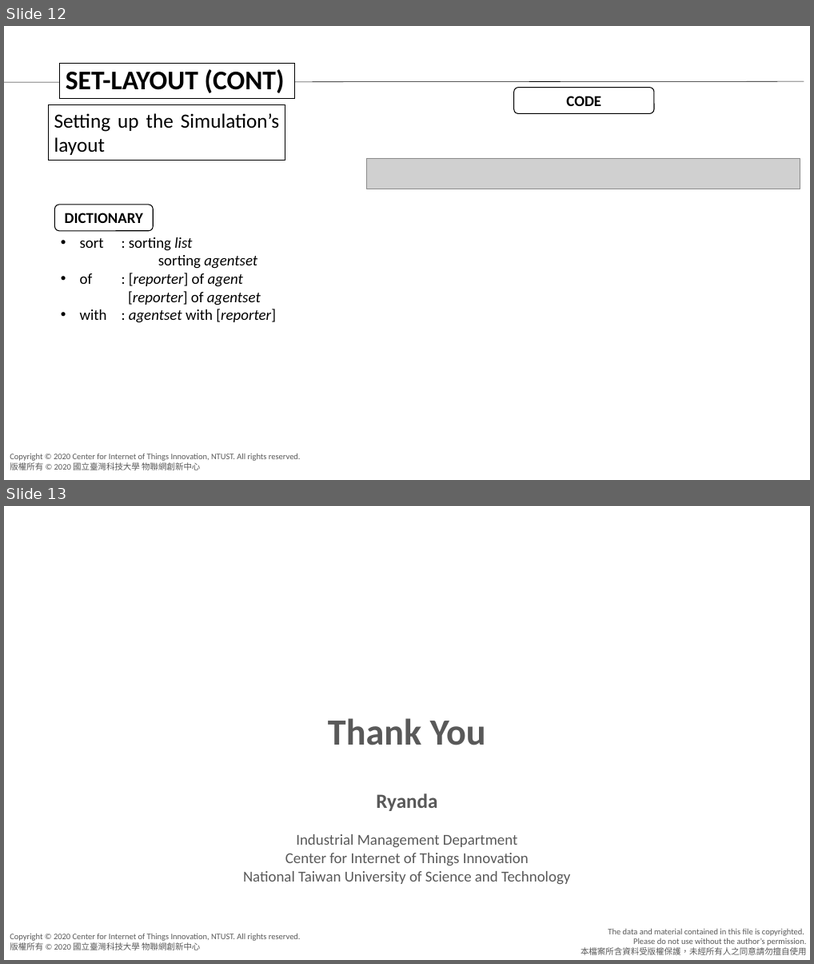
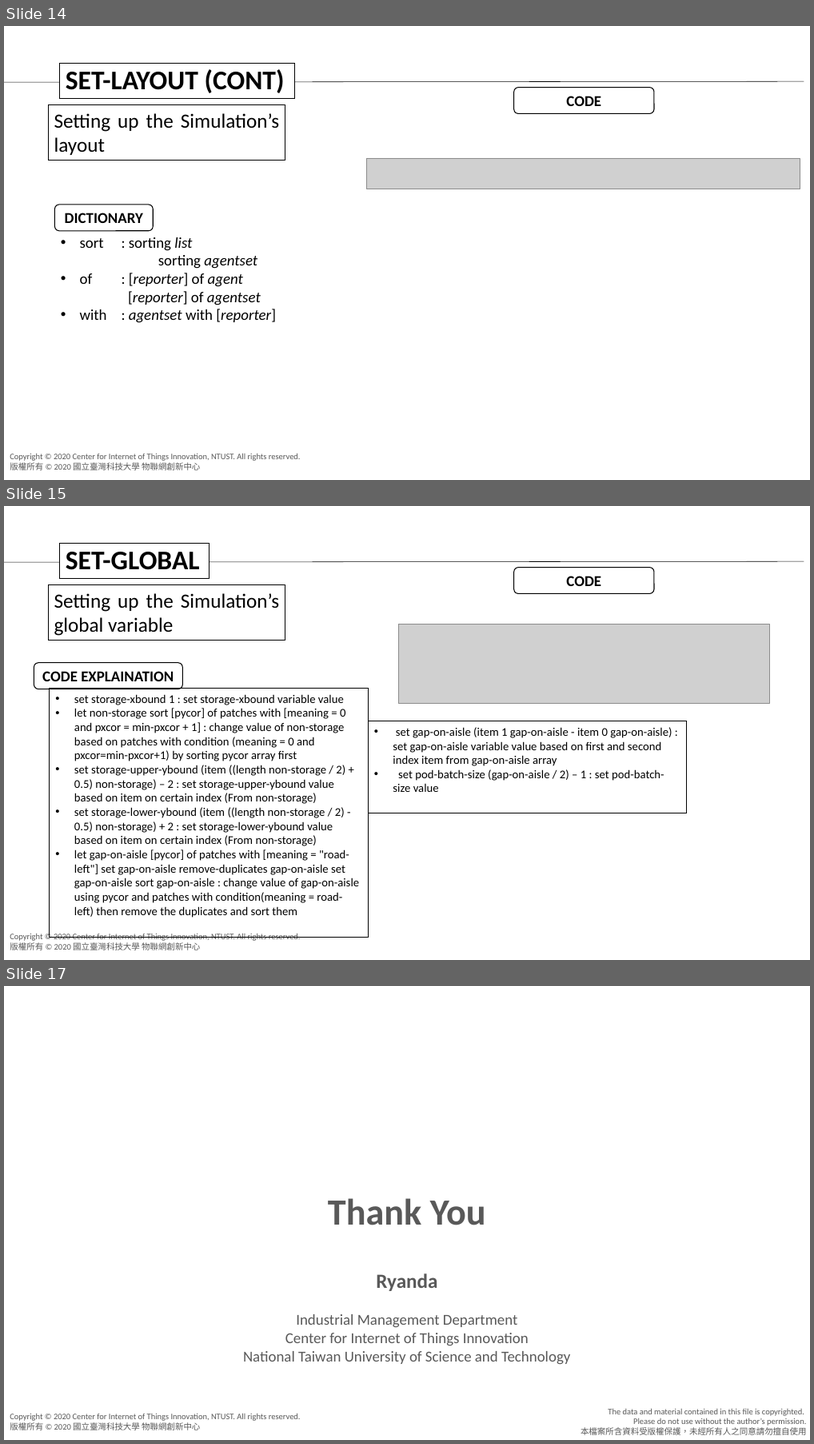
Before and after one commit to agnesyosephine/kiva, a slide deck: Tutorial/Code Learning-Ryanda.pptx. Shown one above the other, each under a label of ours: slides 12 and 13 before the commit, slides 14, 15 and 17 after it; the slides between them are not shown. The pictures are 814x964 and 814x1444 pixels, drawn with LibreOffice and Linux fonts; fonts in the diff are those of the drawing; grey boxes stand for pictures; background and template pictures are left out. Boxes give left, top, right and bottom in pixels: in the first picture for what was removed or moved away, otherwise in the second. Text is boxed around its words. In the diff, an @@ line names an element or a change of style, - is before the commit and + after.

```diff
--- a/Tutorial/Code Learning-Ryanda.pptx
+++ b/Tutorial/Code Learning-Ryanda.pptx
@@ slide 15 added at [4,506,810,960], background #FFFFFF; not listed: 2 template elements that a slide beside it also shows @@
@@ rectangle added at [60,543,209,579], fill #FFFFFF, outline #000000 0.75 pt, 32 pt, text #000000, bold @@
+SET-GLOBAL
@@ line added from (4, 562) to (804, 562), #000000 0.5 pt @@
@@ rounded rectangle added at [514,567,655,594], fill #FFFFFF, outline #000000 1 pt, 18 pt, text #000000, bold @@
+CODE
@@ rectangle added at [48,585,286,640], outline #000000 0.75 pt, 24 pt, text #000000 @@
+Setting up the Simulation’s global variable
@@ picture added at [399,624,770,704] @@
@@ rounded rectangle added at [34,663,182,689], fill #FFFFFF, outline #000000 1 pt, 18 pt, text #000000, bold @@
+CODE EXPLAINATION
@@ rectangle added at [50,688,368,936], outline #000000 0.75 pt, 14 pt, text #000000 @@
+• set storage-xbound 1 : set storage-xbound variable value
+• let non-storage sort [pycor] of patches with [meaning = 0 and pxcor = min-pxcor + 1] : change value of non-storage based on patches with condition (meaning = 0 and pxcor=min-pxcor+1) by sorting pycor array first
+• set storage-upper-ybound (item ((length non-storage / 2) + 0.5) non-storage) – 2 : set storage-upper-ybound value based on item on certain index (From non-storage)
+• set storage-lower-ybound (item ((length non-storage / 2) - 0.5) non-storage) + 2 : set storage-lower-ybound value based on item on certain index (From non-storage)
+• let gap-on-aisle [pycor] of patches with [meaning = "road-left"] set gap-on-aisle remove-duplicates gap-on-aisle set gap-on-aisle sort gap-on-aisle : change value of gap-on-aisle using pycor and patches with condition(meaning = road-left) then remove the duplicates and sort them
@@ rectangle added at [368,721,687,812], outline #000000 0.75 pt, 14 pt, text #000000 @@
+• set gap-on-aisle (item 1 gap-on-aisle - item 0 gap-on-aisle) : set gap-on-aisle variable value based on first and second index item from gap-on-aisle array
+• set pod-batch-size (gap-on-aisle / 2) – 1 : set pod-batch-size value
@@ what was slide 12 is now slide 14 @@
@@ what was slide 13 is now slide 17 @@
```
Also in this commit, not shown: 4 slides changed, 3 other slides added, 1 other file.
